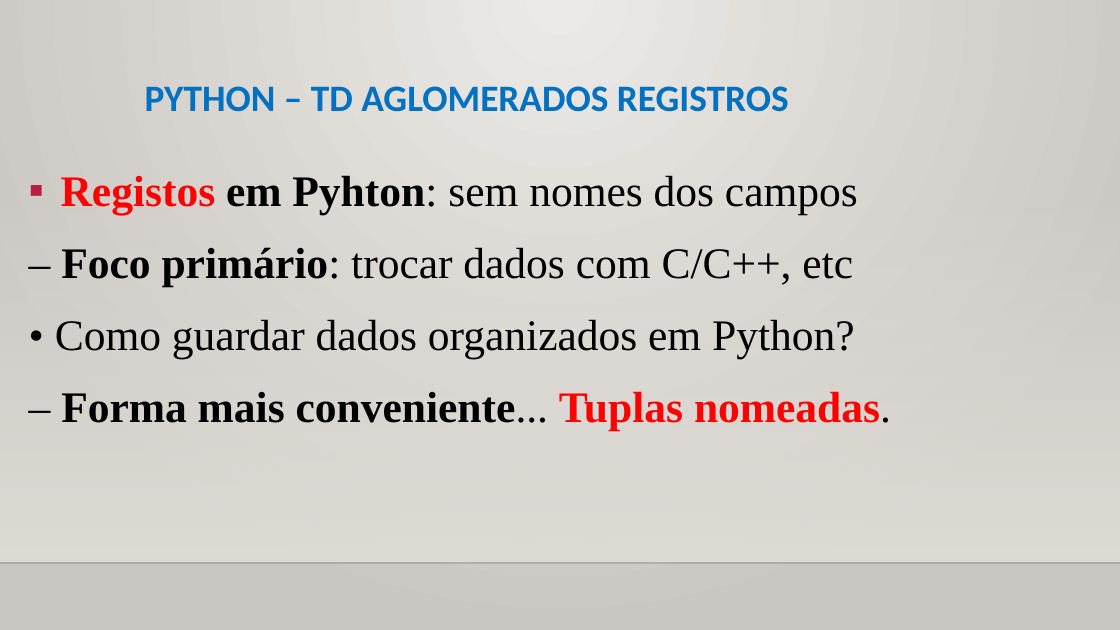
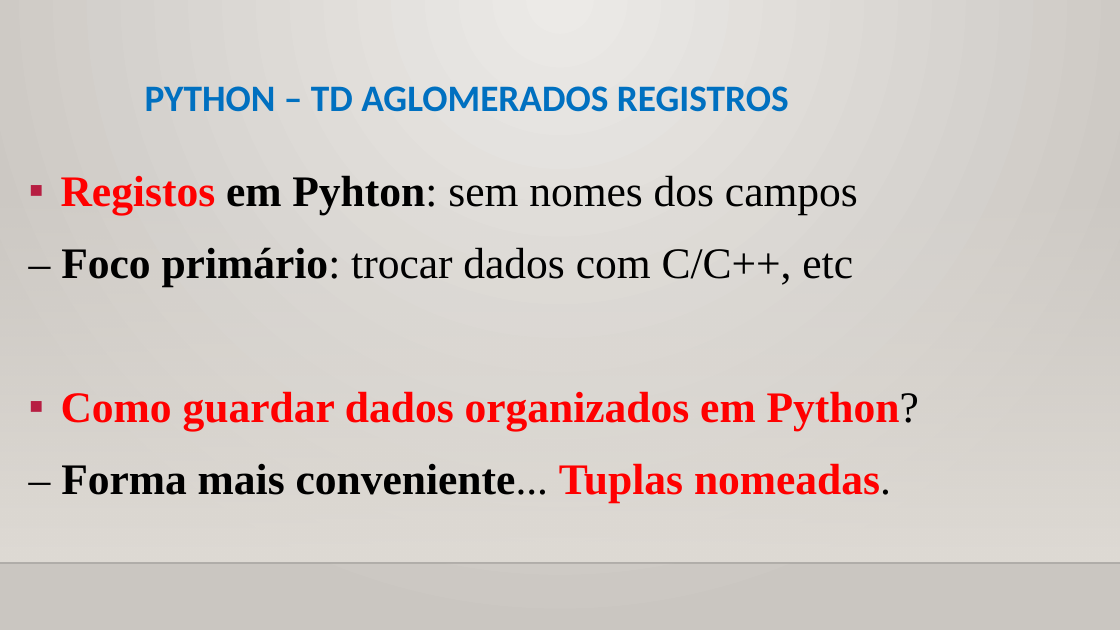
Before and after one commit to CloudEducationBrazil/WydenUniRuyPythonRAD, a slide deck: slide 16 of 01 Classes/Aula 07 RAD Python - Tipos de Dados Aglomerados.pptx. Drawn at 1120x630 pixels with LibreOffice and Linux fonts; fonts in the diff are those of the drawing; background and template pictures are left out. Boxes give left, top, right and bottom in pixels: in the first picture for what was removed or moved away, otherwise in the second. Text is boxed around its words. In the diff, an @@ line names an element or a change of style, - is before the commit and + after.

```diff
--- a/01 Classes/Aula 07 RAD Python - Tipos de Dados Aglomerados.pptx
+++ b/01 Classes/Aula 07 RAD Python - Tipos de Dados Aglomerados.pptx
@@ text at (x1=61, y1=391, x2=919, y2=431): text changed; text colour #000000 to #FF0000; bold on @@
-• Como guardar dados organizados em Python?
+▪ Como guardar dados organizados em Python?
```
Also in this commit, not shown: 6 other slides changed, 1 slide added, 2 other files.
